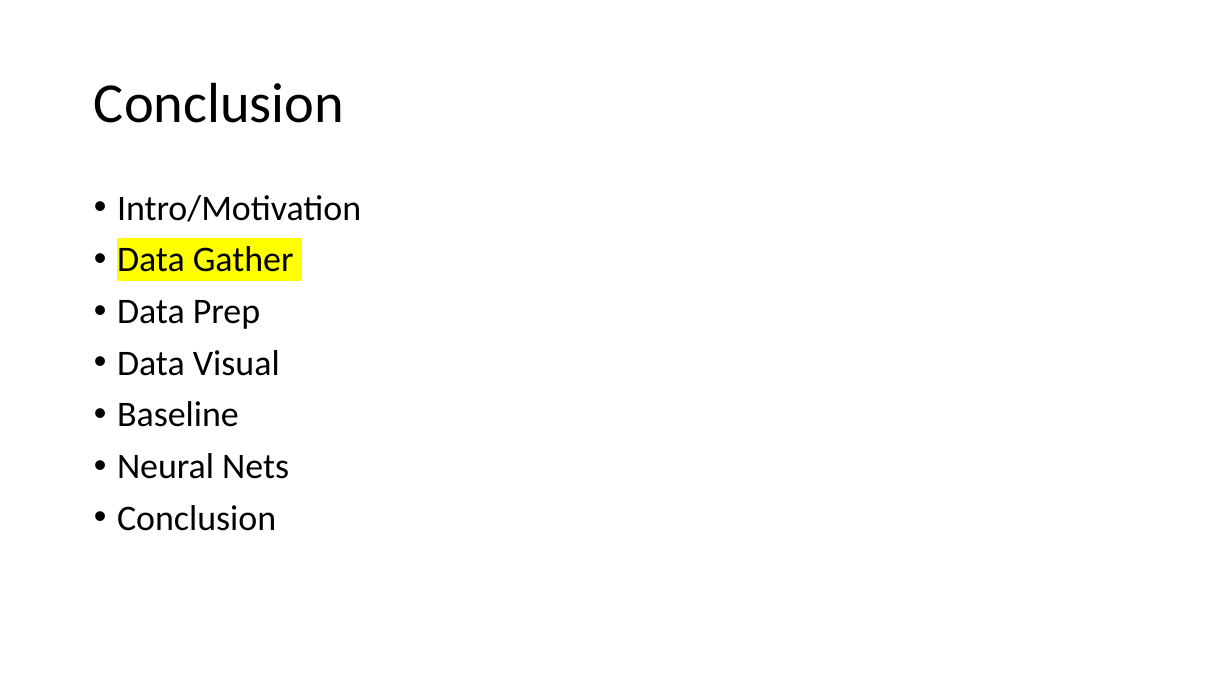
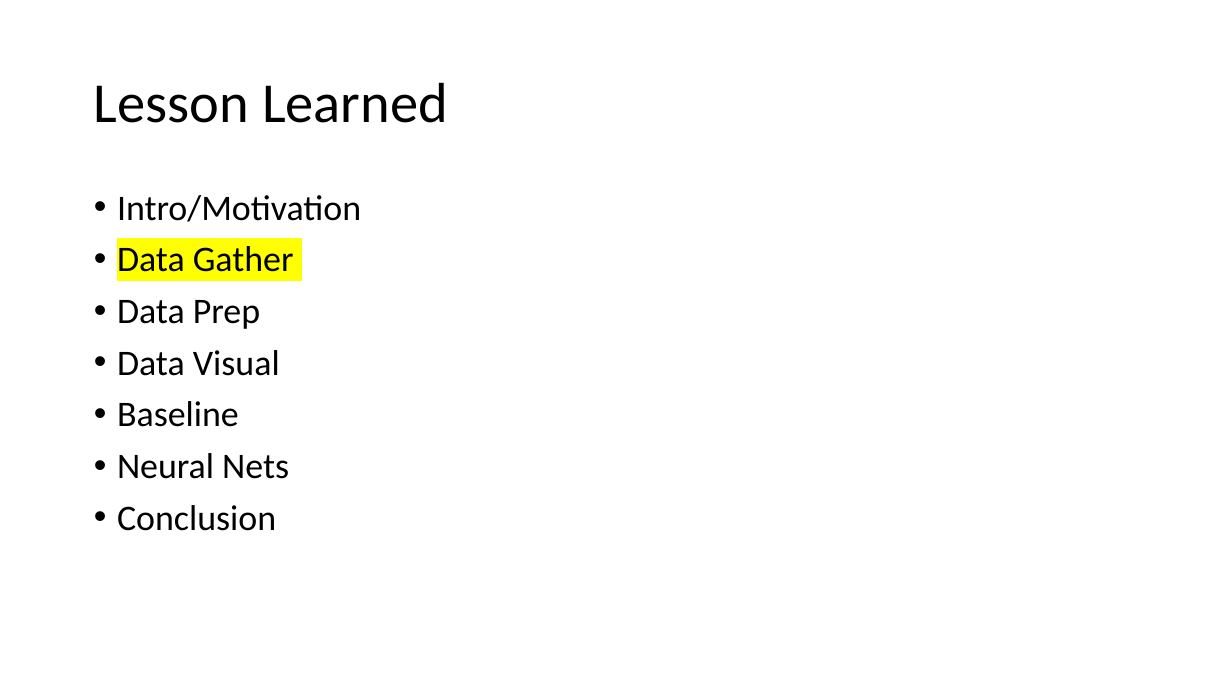
Before and after one commit to XingyuChenTim/5922NeuralNetsProject, a slide deck: slide 13 of speech.pptx. Drawn at 1232x693 pixels with LibreOffice and Linux fonts; fonts in the diff are those of the drawing. Boxes give left, top, right and bottom in pixels: in the first picture for what was removed or moved away, otherwise in the second. Text is boxed around its words. In the diff, an @@ line names an element or a change of style, - is before the commit and + after.

```diff
--- a/speech.pptx
+++ b/speech.pptx
@@ title at <box>94,82,448,123</box>: text changed @@
-Conclusion
+Lesson Learned
```
Also in this commit, not shown: 1 slide added, 1 slide removed, 1 other file.
